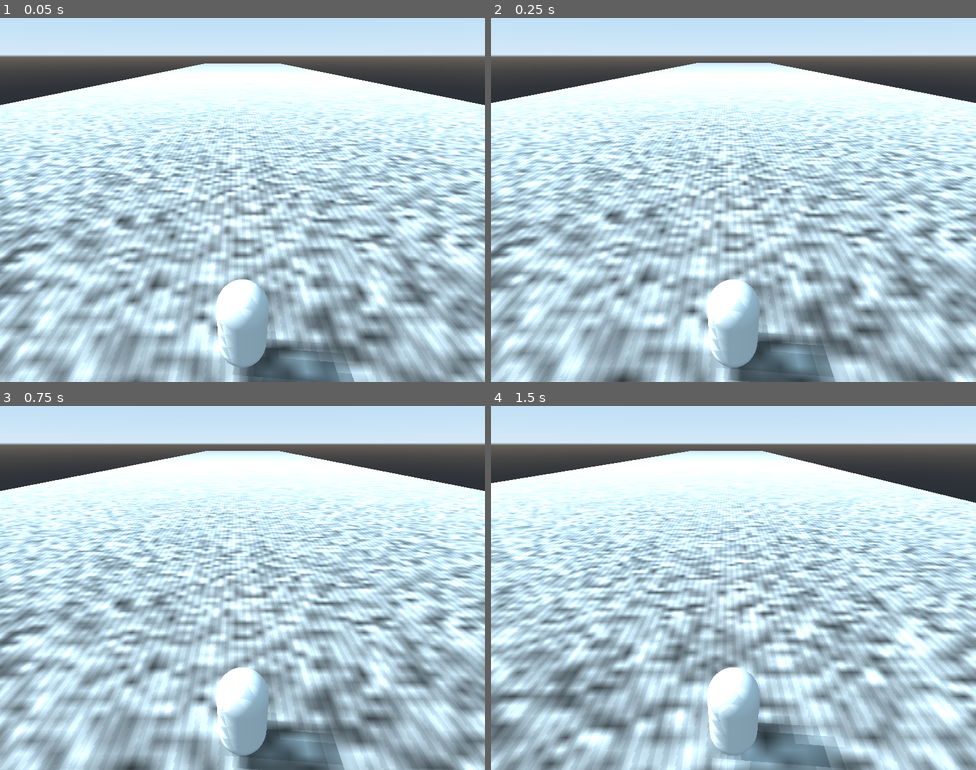
Above: before the commit, frames 1-4 (two rows, left to right).
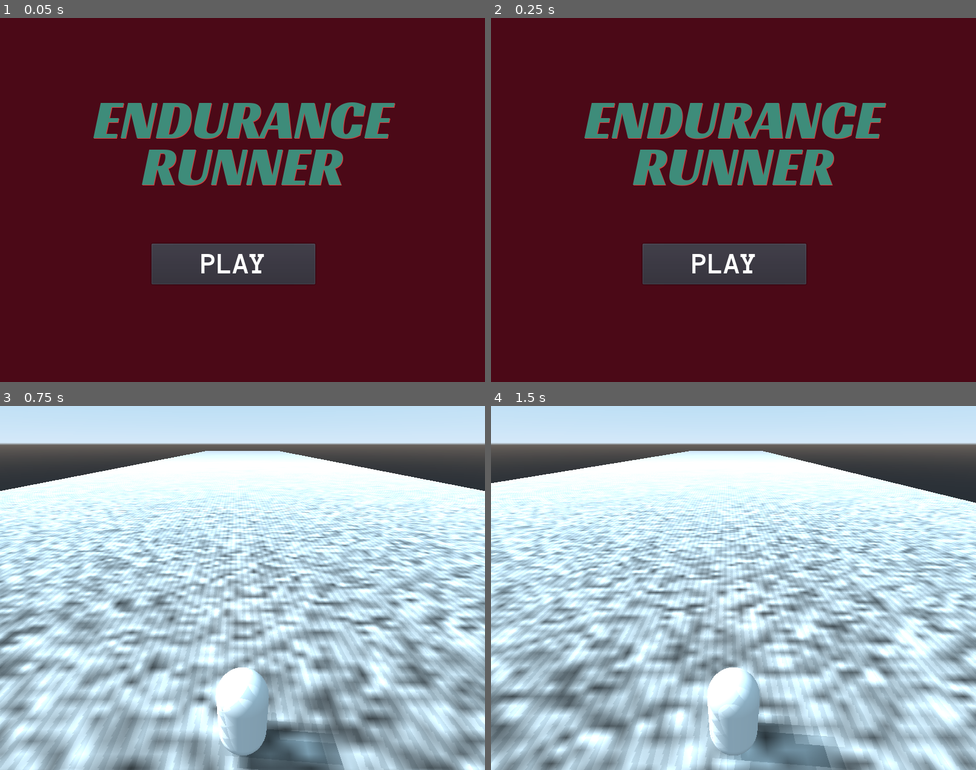
Above: after the commit, the same moments.

Repository: rans0000/endless-runner
Game: Godot game, scene res://UI/MainMenu/MainMenu.tscn
Two runs of this game, one before a commit and one after it. Both use one fixed random seed, a clock stepped at 60 frames per second and the inputs below. Before the commit the project starts from res://World/World.tscn.
Inputs (mouse positions are in pixels of both pictures, inside the frame that each line leads up to):
- Up to frame 1 (0.05 s): no input
- Up to frame 2 (0.25 s): no input
- Up to frame 3 (0.75 s): click (232, 653) at 0.5 s, where only the run after the commit has a clickable "PLAY"
- Up to frame 4 (1.5 s): tap Enter at 1.25 s; hold D (move_right) from 1.28 s (still down); hold S (move_stop) from 1.28 s (still down)

The runs differ from the first frame. In frame 1, 100% of the frame differs, in the area x 0-100%, y 0-100%; in frame 2, 100%; in frame 3, nothing differs; in frame 4, nothing differs.

Commit message:
Add a basic main menu

Diff:
--- /dev/null
+++ b/UI/MainMenu/MainMenu.tscn
@@ -0,0 +1,52 @@
+[gd_scene load_steps=6 format=2]
+
+[ext_resource path="res://fonts/RacingSansOne-Regular.ttf" type="DynamicFontData" id=1]
+[ext_resource path="res://fonts/AnonymousPro-Bold.ttf" type="DynamicFontData" id=2]
+[ext_resource path="res://UI/MainMenu/PlayButton.gd" type="Script" id=3]
+
+[sub_resource type="DynamicFont" id=1]
+size = 90
+use_filter = true
+extra_spacing_top = -40
+font_data = ExtResource( 1 )
+
+[sub_resource type="DynamicFont" id=2]
+size = 50
+use_filter = true
+font_data = ExtResource( 2 )
+
+[node name="MainMenu" type="Control"]
+anchor_right = 1.0
+anchor_bottom = 1.0
+
+[node name="ColorRect" type="ColorRect" parent="."]
+margin_right = 800.0
+margin_bottom = 600.0
+color = Color( 0.294118, 0.0352941, 0.0901961, 1 )
+
+[node name="Label" type="Label" parent="."]
+margin_top = 130.0
+margin_right = 800.0
+margin_bottom = 322.0
+custom_fonts/font = SubResource( 1 )
+custom_colors/font_color = Color( 0.243137, 0.54902, 0.478431, 1 )
+custom_colors/font_color_shadow = Color( 0.85098, 0.231373, 0.231373, 1 )
+text = "Endurance
+Runner"
+align = 1
+valign = 1
+uppercase = true
+
+[node name="PlayButton" type="Button" parent="."]
+margin_left = 250.0
+margin_top = 372.015
+margin_right = 520.0
+margin_bottom = 439.015
+mouse_default_cursor_shape = 2
+custom_fonts/font = SubResource( 2 )
+custom_colors/font_color = Color( 1, 1, 1, 1 )
+custom_colors/font_color_hover = Color( 0.823529, 0.403922, 0.403922, 1 )
+custom_colors/font_color_pressed = Color( 0.623529, 0.270588, 0.270588, 1 )
+text = "PLAY"
+script = ExtResource( 3 )
+[connection signal="pressed" from="PlayButton" to="PlayButton" method="_on_play_button_pressed"]
--- /dev/null
+++ b/UI/MainMenu/PlayButton.gd
@@ -0,0 +1,8 @@
+extends Button
+
+func _ready():
+	pass
+
+
+func _on_play_button_pressed():
+	get_tree().change_scene("res://World/World.tscn")
--- a/project.godot
+++ b/project.godot
@@ -16,7 +16,7 @@
 [application]
 
 config/name="EndlessRunner"
-run/main_scene="res://World/World.tscn"
+run/main_scene="res://UI/MainMenu/MainMenu.tscn"
 config/icon="res://icon.png"
 
 [display]
Binary file added: fonts/AnonymousPro-Bold.ttf
Binary file added: fonts/AnonymousPro-Regular.ttf
Binary file added: fonts/RacingSansOne-Regular.ttf
